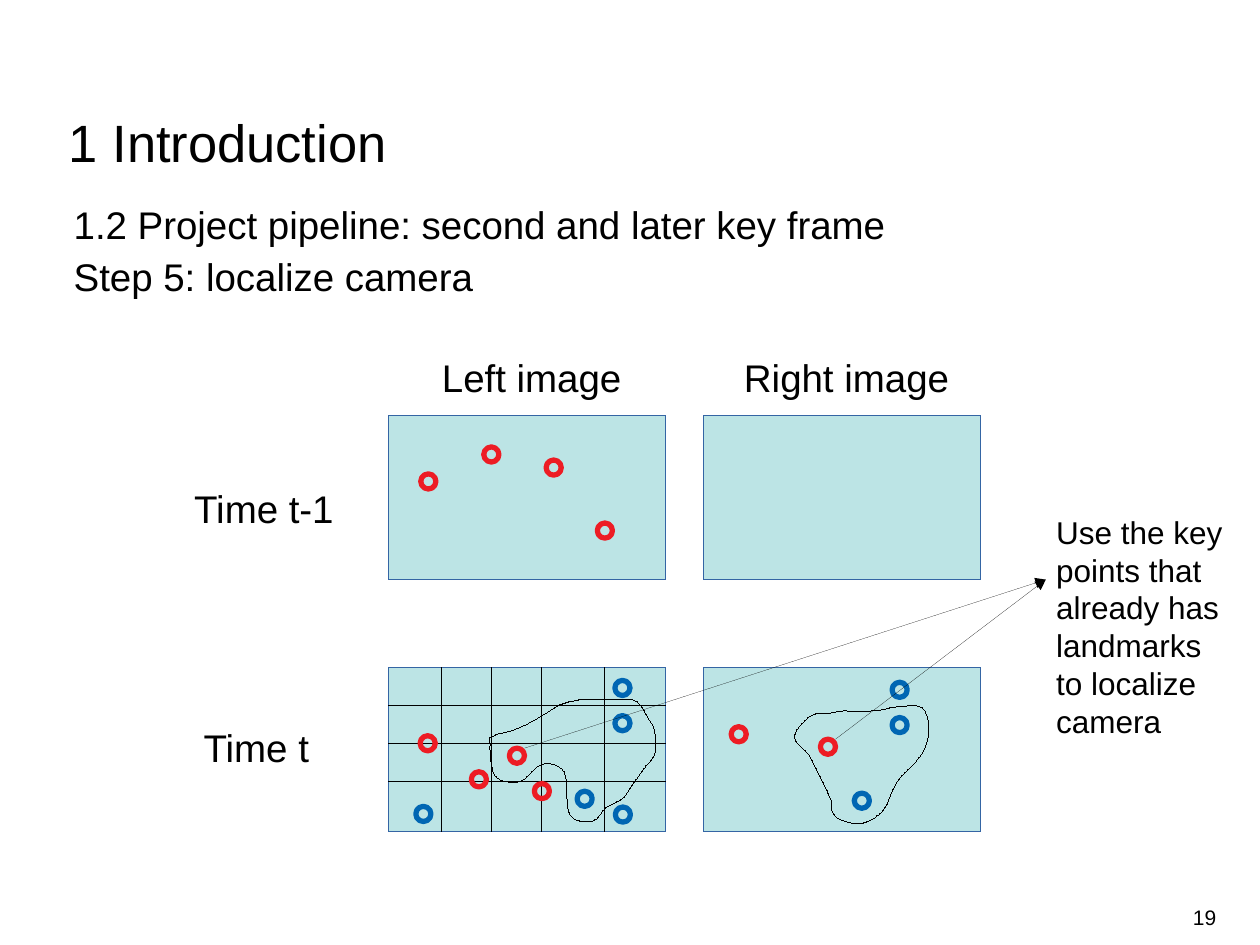
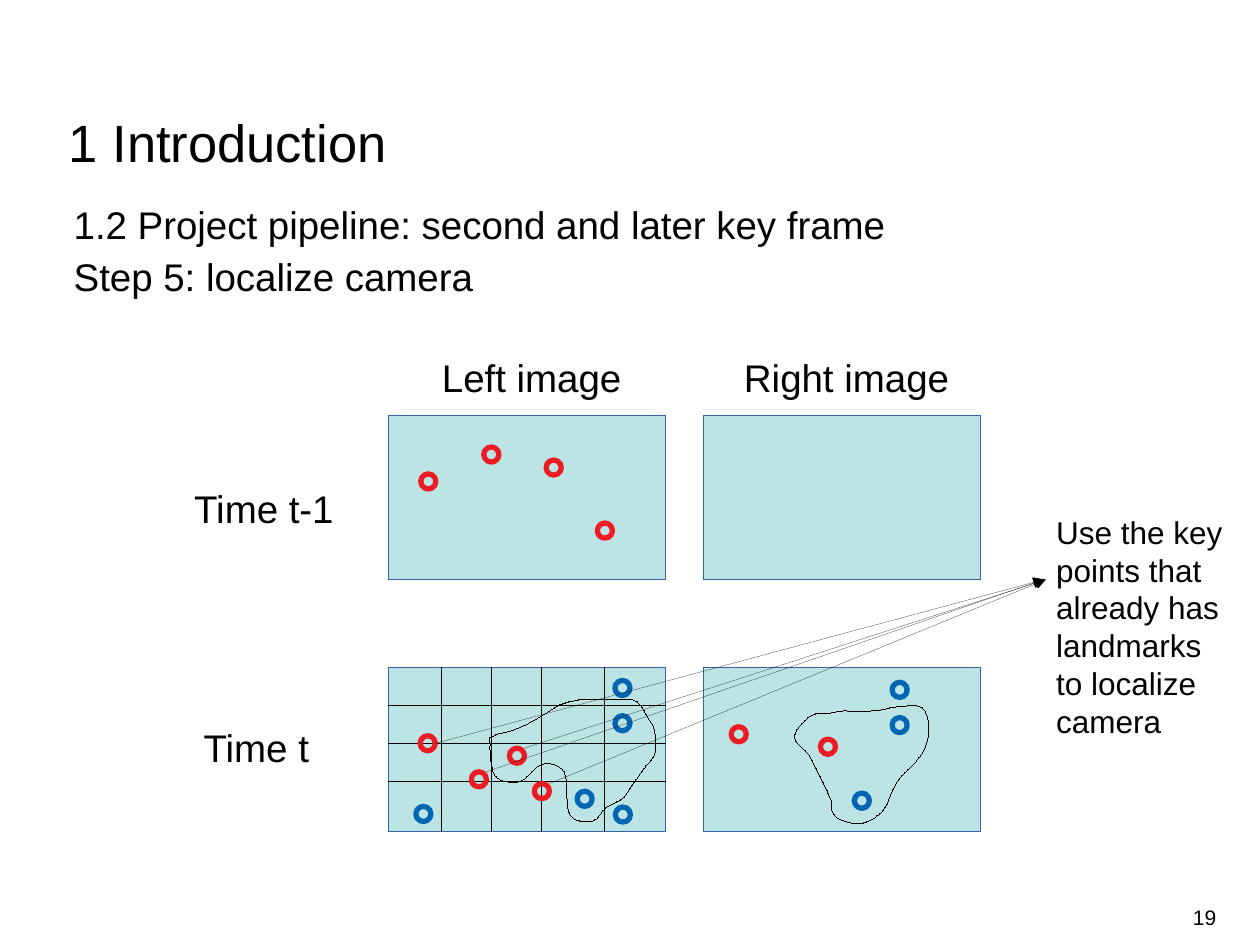
Before and after one commit to Tom-Huang/visual_navigation, a slide deck: slide 19 of Indirect Visual Odometry with Optical Flow.odp. Drawn at 1260x945 pixels with LibreOffice and Linux fonts; fonts in the diff are those of the drawing; background and template pictures are left out. Boxes give left, top, right and bottom in pixels: in the first picture for what was removed or moved away, otherwise in the second. Text is boxed around its words. In the diff, an @@ line names an element or a change of style, - is before the commit and + after.

```diff
--- a/Indirect Visual Odometry with Optical Flow.odp
+++ b/Indirect Visual Odometry with Optical Flow.odp
@@ arrow added from (435, 743) to (1043, 580), #000000 0 pt @@
@@ arrow added from (486, 772) to (1043, 580), #000000 0 pt @@
@@ arrow moved from (835, 740) - (1046, 580) to (549, 784) - (1046, 580) @@
```
Also in this commit, not shown: 8 other slides changed, 13 slides added, 5 slides removed, 6 other files.
